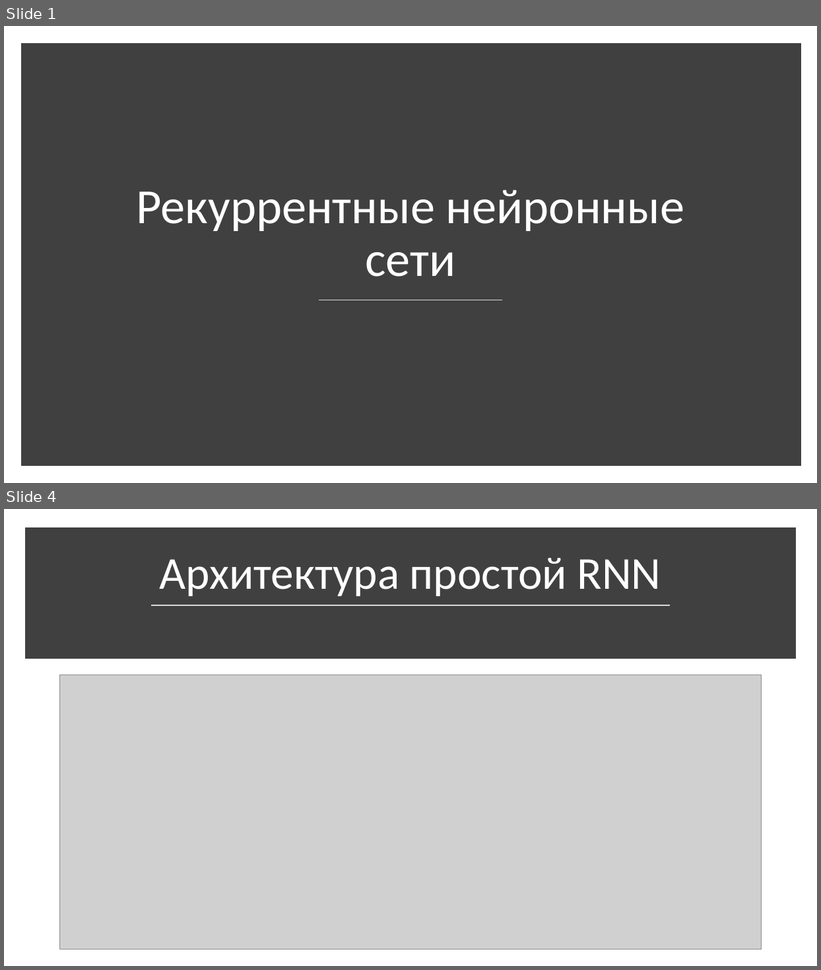
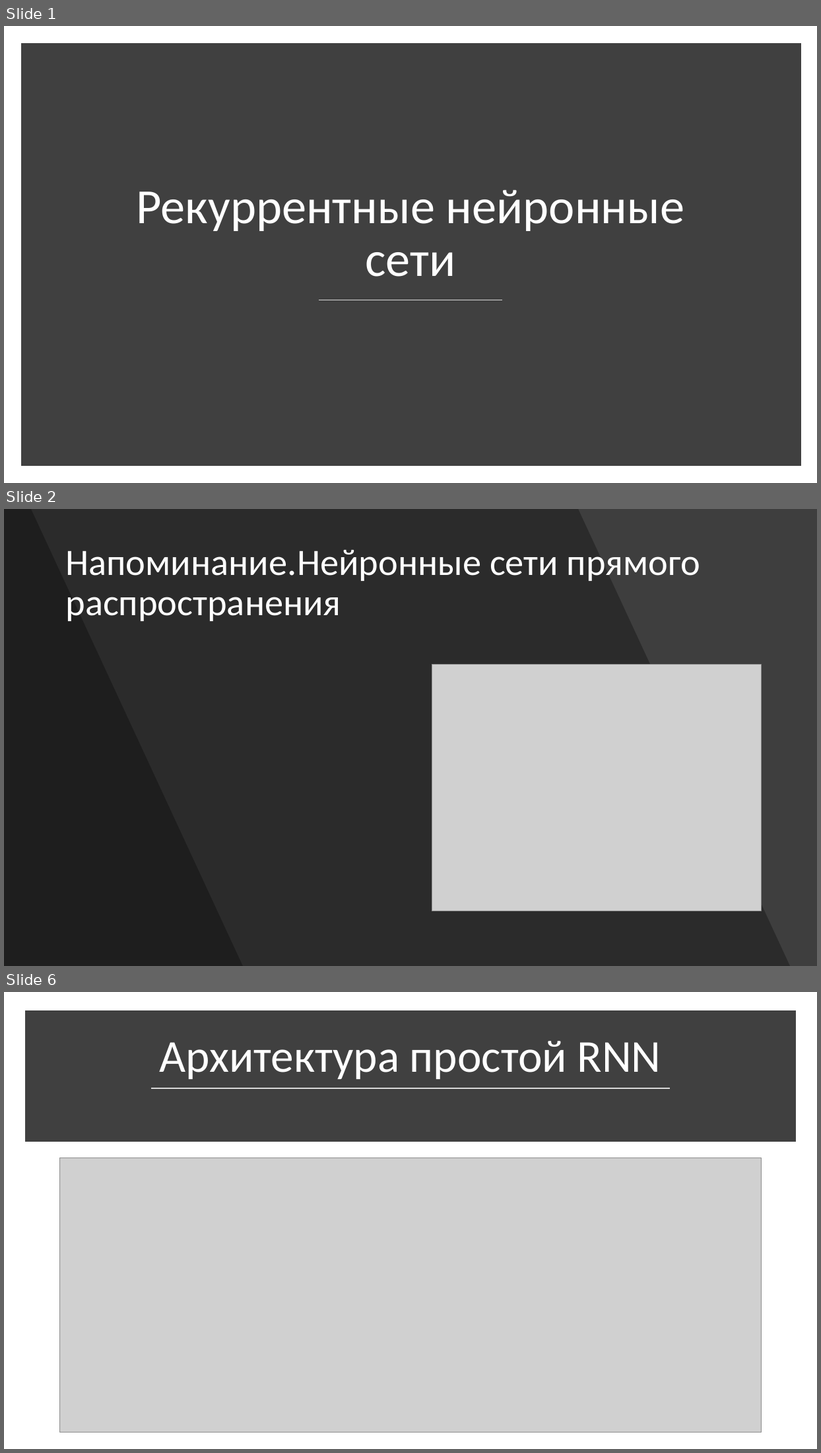
Before and after one commit to nikitapolozok/math_and_computer_science_materials, a slide deck: Рекуррентные нейронные сети.pptx. Shown one above the other, each under a label of ours: slides 1 and 4 before the commit, slides 1, 2 and 6 after it; the slides between them are not shown. The pictures are 821x970 and 821x1453 pixels, drawn with LibreOffice and Linux fonts; fonts in the diff are those of the drawing; grey boxes stand for pictures. Boxes give left, top, right and bottom in pixels: in the first picture for what was removed or moved away, otherwise in the second. Text is boxed around its words. In the diff, an @@ line names an element or a change of style, - is before the commit and + after.

```diff
--- a/Рекуррентные нейронные сети.pptx
+++ b/Рекуррентные нейронные сети.pptx
@@ slide 2 added at box(4, 509, 817, 966), background #454545 @@
@@ rectangle added at box(4, 509, 817, 966), fill #000000 at 9% opacity @@
@@ freeform shape added at box(4, 509, 790, 966), fill #000000 at 30% opacity @@
@@ freeform shape added at box(4, 509, 243, 966), fill #000000 at 30% opacity @@
@@ title added at box(65, 550, 700, 621), 44 pt, text #FFFFFF @@
+Напоминание.Нейронные сети прямого распространения
@@ picture added at box(432, 665, 762, 912) @@
@@ what was slide 4 is now slide 6 @@
```
Also in this commit, not shown: 3 slides changed, 7 other slides added, 6 slides removed.
